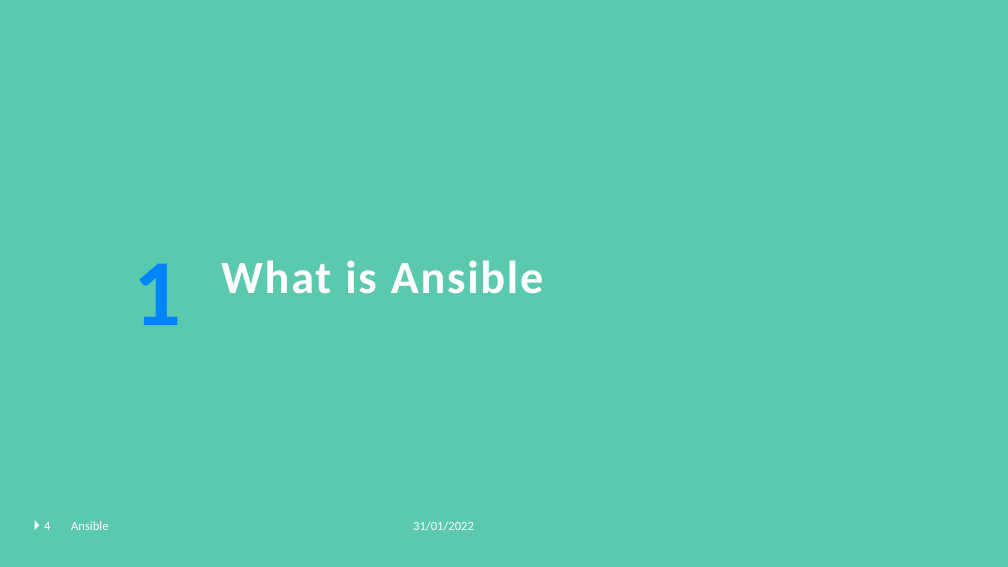
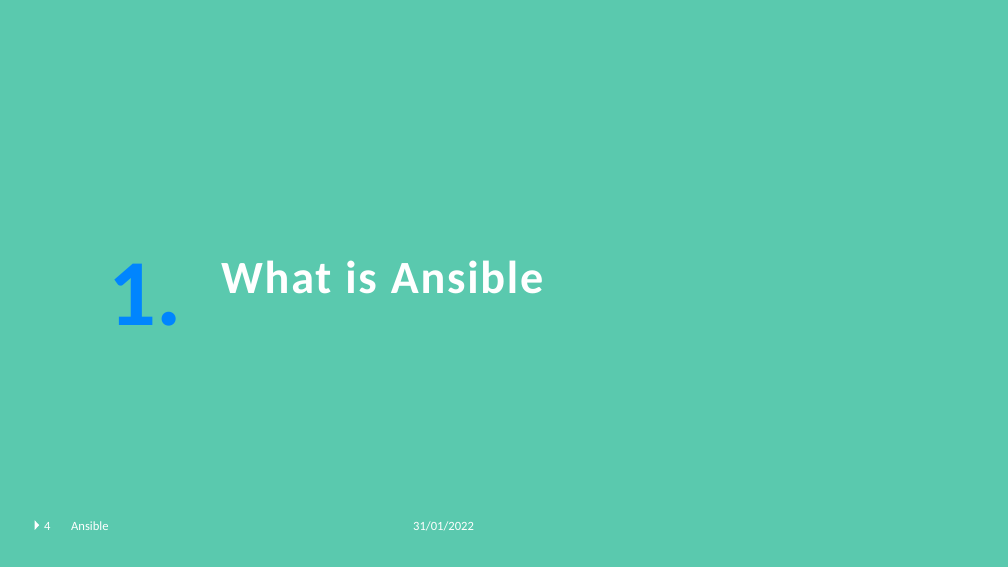
Before and after one commit to GerritVanMol/Ansible_Introduction-21_22, a slide deck: slide 4 of Documents/Ansible_BasicsAndHowToGetStarted.pptx. Drawn at 1008x567 pixels with LibreOffice and Linux fonts; fonts in the diff are those of the drawing; background and template pictures are left out. Boxes give left, top, right and bottom in pixels: in the first picture for what was removed or moved away, otherwise in the second. Text is boxed around its words. In the diff, an @@ line names an element or a change of style, - is before the commit and + after.

Commit message:
update Ansible ppt

```diff
--- a/Documents/Ansible_BasicsAndHowToGetStarted.pptx
+++ b/Documents/Ansible_BasicsAndHowToGetStarted.pptx
@@ text at [108, 264, 181, 326]: text changed @@
-1
+1.
```
Also in this commit, not shown: 6 other slides changed, 12 slides added, 1 other file.
